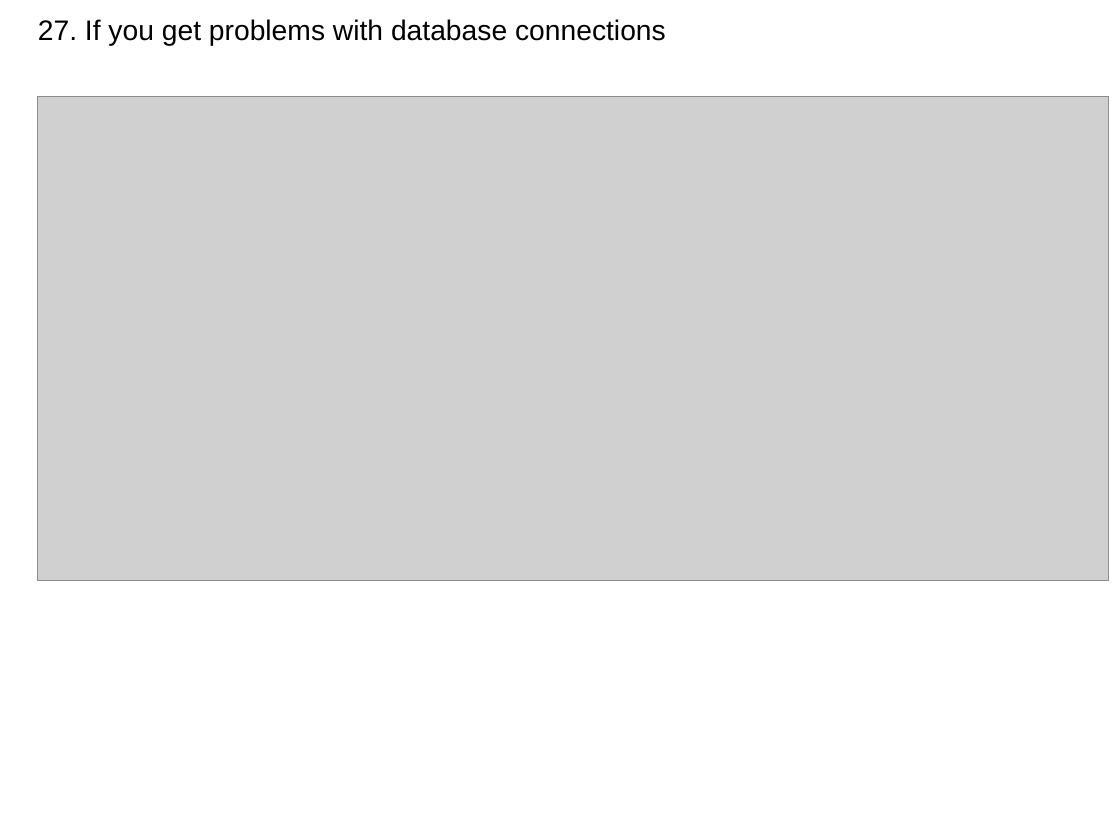
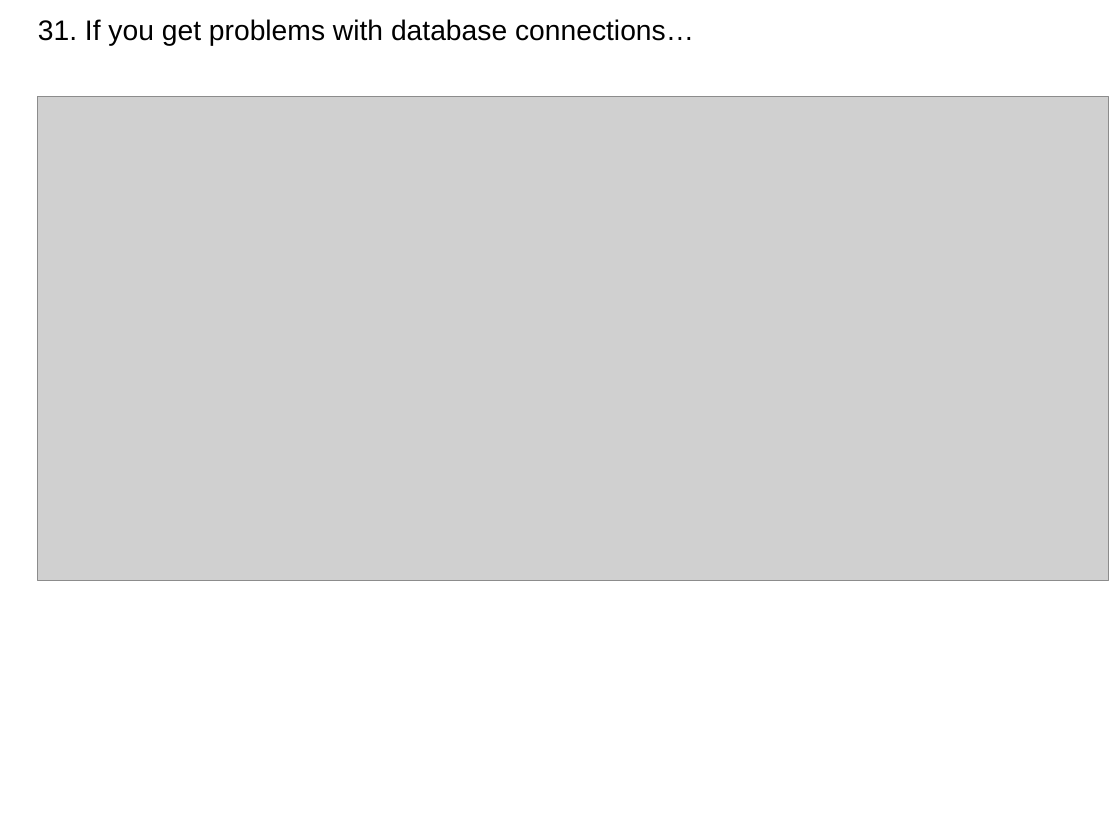
Before and after one commit to j-avdeev/Cloud-Computing-Technology, a slide deck: slide 22 of CCT - lec4 - AWS-RDS DMS.odp (slide 23 before the commit). Drawn at 1120x840 pixels with LibreOffice and Linux fonts; fonts in the diff are those of the drawing; grey boxes stand for pictures. Boxes give left, top, right and bottom in pixels: in the first picture for what was removed or moved away, otherwise in the second. Text is boxed around its words. In the diff, an @@ line names an element or a change of style, - is before the commit and + after.

```diff
--- a/CCT - lec4 - AWS-RDS DMS.odp
+++ b/CCT - lec4 - AWS-RDS DMS.odp
@@ text at <box>38,19,694,46</box>: text changed @@
-27. If you get problems with database connections
+31. If you get problems with database connections…
```
Also in this commit, not shown: 2 other slides changed, 1 slide removed, 4 other files.
